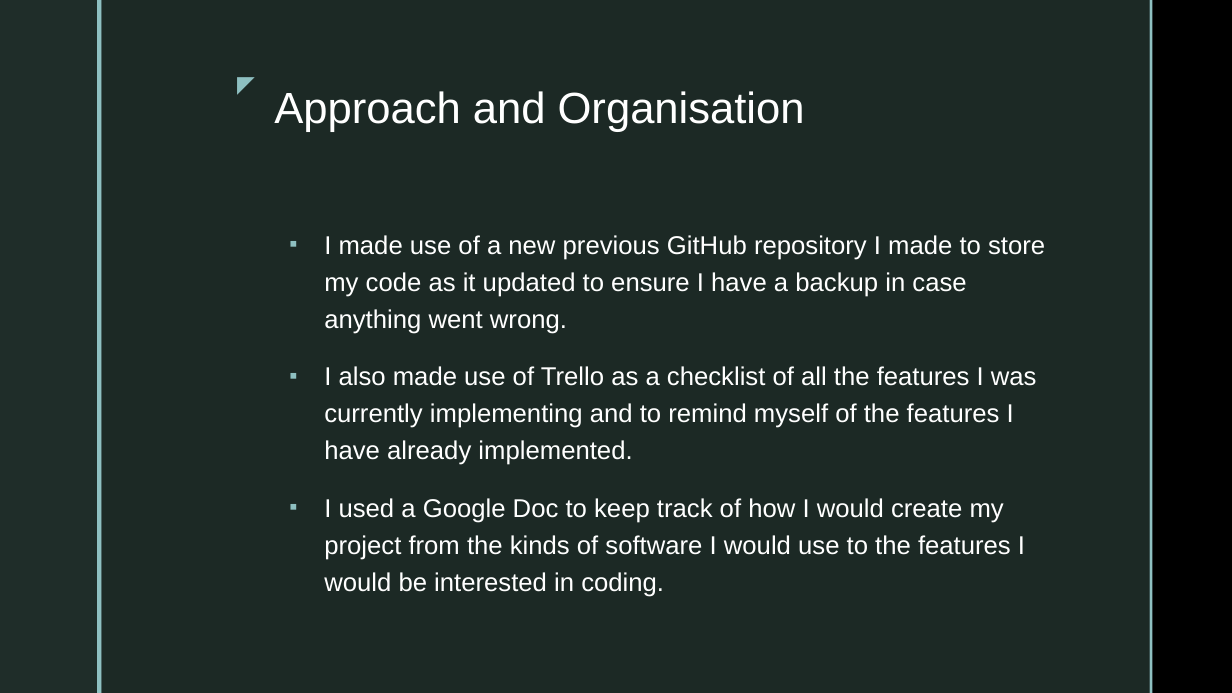
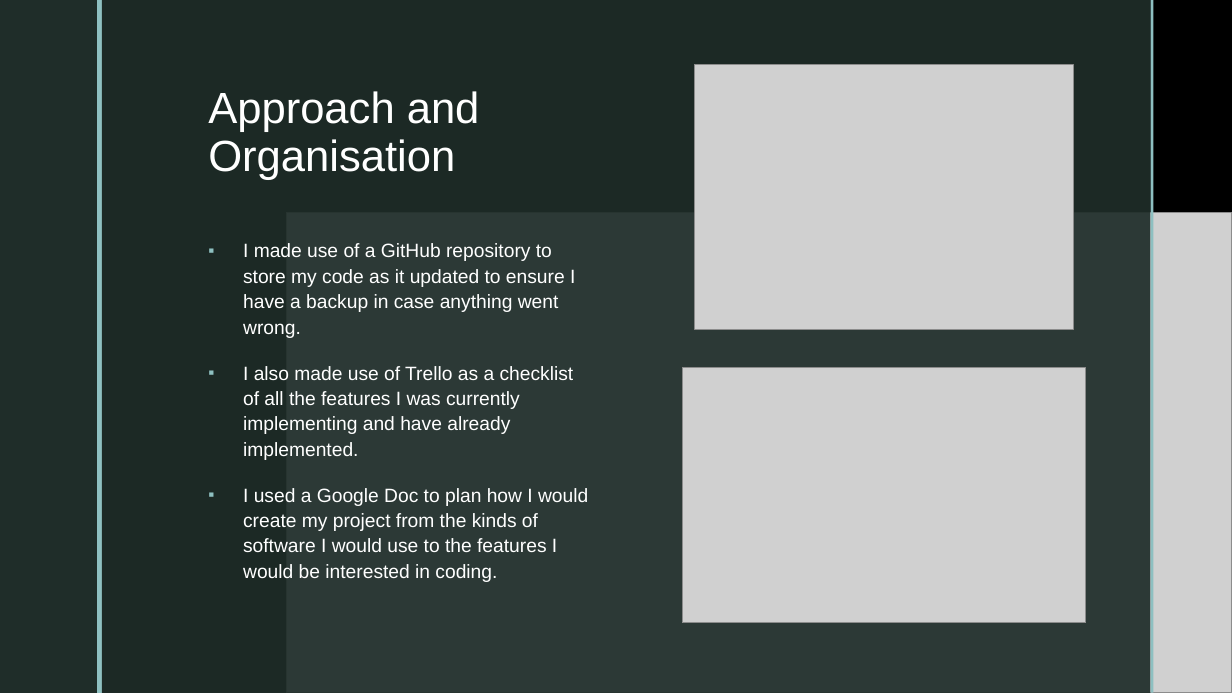
Before and after one commit to 0Meraj/My-Projects, a slide deck: slide 7 of Documents for the project/Presentation.pptx. Drawn at 1232x693 pixels with LibreOffice and Linux fonts; fonts in the diff are those of the drawing; grey boxes stand for pictures; background and template pictures are left out. Boxes give left, top, right and bottom in pixels: in the first picture for what was removed or moved away, otherwise in the second. Text is boxed around its words. In the diff, an @@ line names an element or a change of style, - is before the commit and + after.

```diff
--- a/Documents for the project/Presentation.pptx
+++ b/Documents for the project/Presentation.pptx
@@ rectangle added at <box>0,0,1232,693</box>, fill #000000 @@
@@ rectangle added at <box>102,0,1151,693</box>, fill #1F2D29 at 92% opacity @@
@@ rectangle added at <box>1151,0,1153,693</box>, fill #8EC0C1 @@
@@ title "Approach and Organisation": place and size @@
-title "Approach and Organisation" at <box>274,91,805,132</box>
+title "Approach and Organisation" at <box>208,91,480,180</box>
@@ title "Approach and Organisation" at <box>208,91,480,180</box>: alignment right to left @@
@@ text removed at <box>222,65,263,102</box> @@
-◤
@@ picture added at <box>695,65,1073,330</box> @@
@@ picture added at <box>287,213,1232,693</box> @@
@@ text at <box>243,243,588,582</box>: text changed; size 20 to 15 pt @@
-▪ I made use of a new previous GitHub repository I made to store my code as it updated to ensure I have a backup in case anything went wrong.
-▪ I also made use of Trello as a checklist of all the features I was currently implementing and to remind myself of the features I have already implemented.
-▪ I used a Google Doc to keep track of how I would create my project from the kinds of software I would use to the features I would be interested in coding.
+▪ I made use of a GitHub repository to store my code as it updated to ensure I have a backup in case anything went wrong.
+▪ I also made use of Trello as a checklist of all the features I was currently implementing and have already implemented.
+▪ I used a Google Doc to plan how I would create my project from the kinds of software I would use to the features I would be interested in coding.
@@ picture added at <box>682,368,1086,623</box> @@
```
Also in this commit, not shown: 12 other slides changed, 1 slide added, 14 other files.
